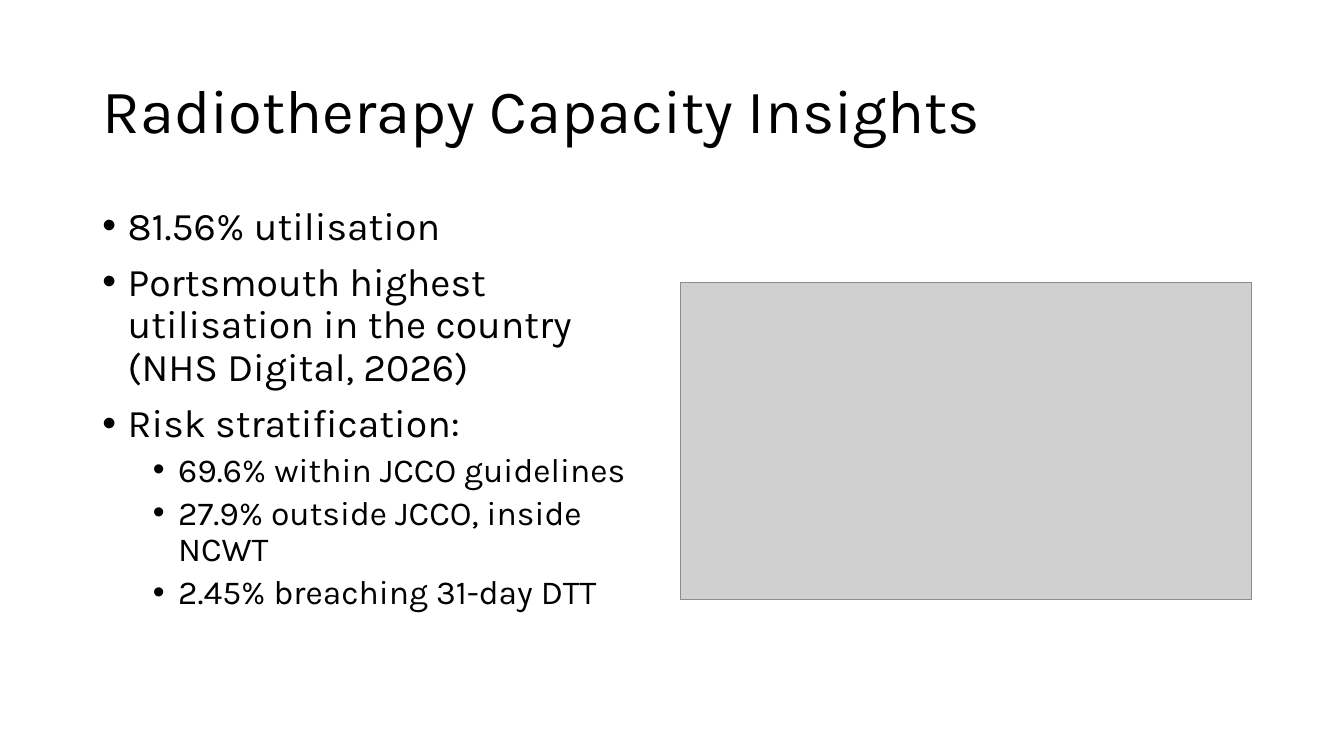
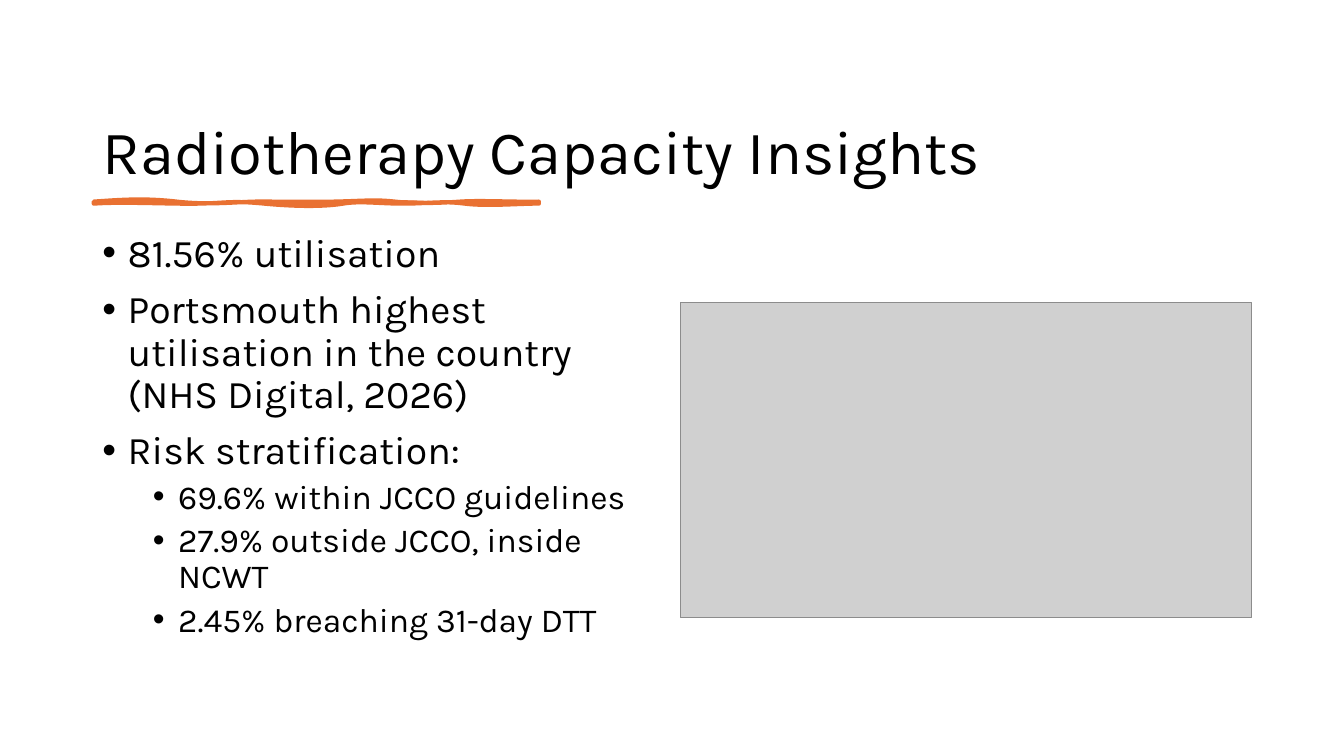
Before and after one commit to MCollins87/MScProject, a slide deck: slide 22 of Presentation/Presentation_v2.pptx (slide 21 before the commit). Drawn at 1344x756 pixels with LibreOffice and Linux fonts; fonts in the diff are those of the drawing; grey boxes stand for pictures. Boxes give left, top, right and bottom in pixels: in the first picture for what was removed or moved away, otherwise in the second. Text is boxed around its words. In the diff, an @@ line names an element or a change of style, - is before the commit and + after.

```diff
--- a/Presentation/Presentation_v2.pptx
+++ b/Presentation/Presentation_v2.pptx
@@ title "Radiotherapy Capacity Insights" moved from (x1=102, y1=90, x2=980, y2=148) to (x1=102, y1=131, x2=980, y2=189) @@
@@ title "Radiotherapy Capacity Insights" at (x1=102, y1=131, x2=980, y2=189): vertical alignment middle to bottom @@
@@ freeform shape added at (x1=94, y1=202, x2=539, y2=204), fill #E97132, outline #E97132 3 pt @@
@@ text "81.56% utilisation" moved from (x1=128, y1=213, x2=625, y2=613) to (x1=128, y1=240, x2=625, y2=640) @@
@@ picture moved from (x1=681, y1=283, x2=1252, y2=600) to (x1=681, y1=302, x2=1252, y2=618) @@
```
Also in this commit, not shown: 24 other slides changed, 3 slides added, 1 slide removed, 1 other file.
